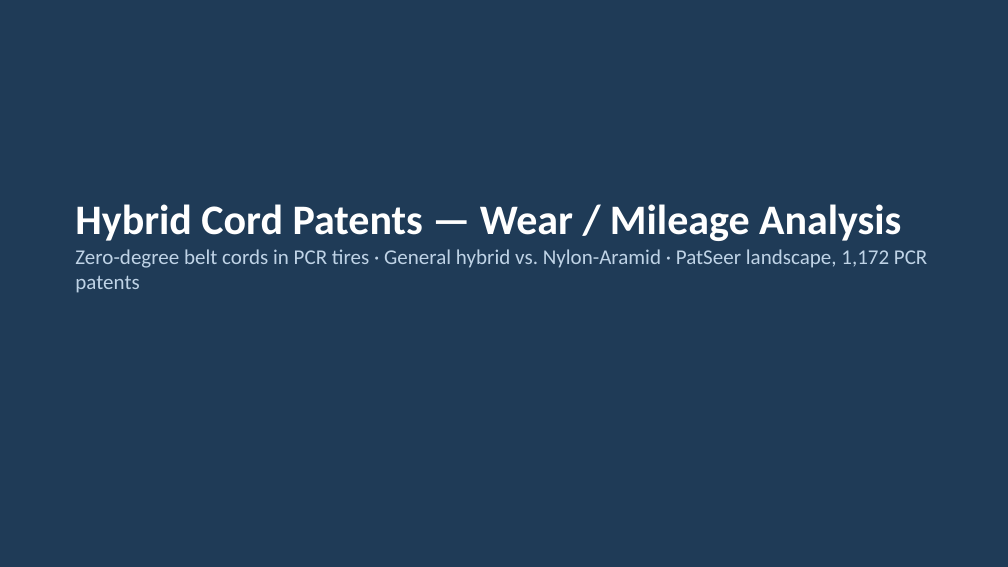
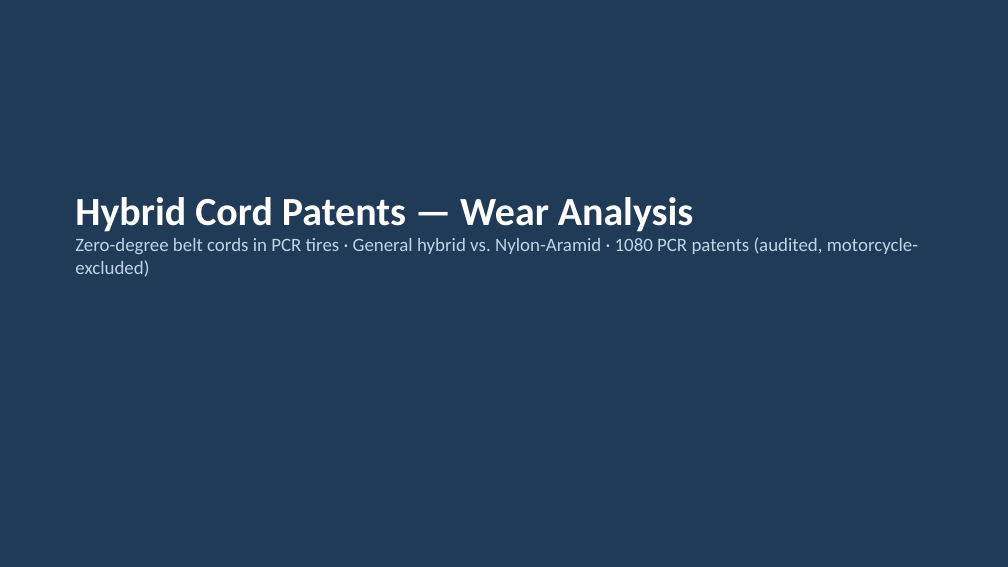
Before and after one commit to sreeharshahr09-gif/Sri, a slide deck: slide 1 of reports/Hybrid_Cord_Wear_Analysis.pptx. Drawn at 1008x567 pixels with LibreOffice and Linux fonts; fonts in the diff are those of the drawing. Boxes give left, top, right and bottom in pixels: in the first picture for what was removed or moved away, otherwise in the second. Text is boxed around its words. In the diff, an @@ line names an element or a change of style, - is before the commit and + after.

```diff
--- a/reports/Hybrid_Cord_Wear_Analysis.pptx
+++ b/reports/Hybrid_Cord_Wear_Analysis.pptx
@@ text at bbox=[75, 197, 918, 277]: text changed; size 20 to 18 pt @@
-Hybrid Cord Patents — Wear / Mileage Analysis
-Zero-degree belt cords in PCR tires · General hybrid vs. Nylon-Aramid · PatSeer landscape, 1,172 PCR patents
+Hybrid Cord Patents — Wear Analysis
+Zero-degree belt cords in PCR tires · General hybrid vs. Nylon-Aramid · 1080 PCR patents (audited, motorcycle-excluded)
```
Also in this commit, not shown: 6 other slides changed, 3 slides added, 4 slides removed, 14 other files.
